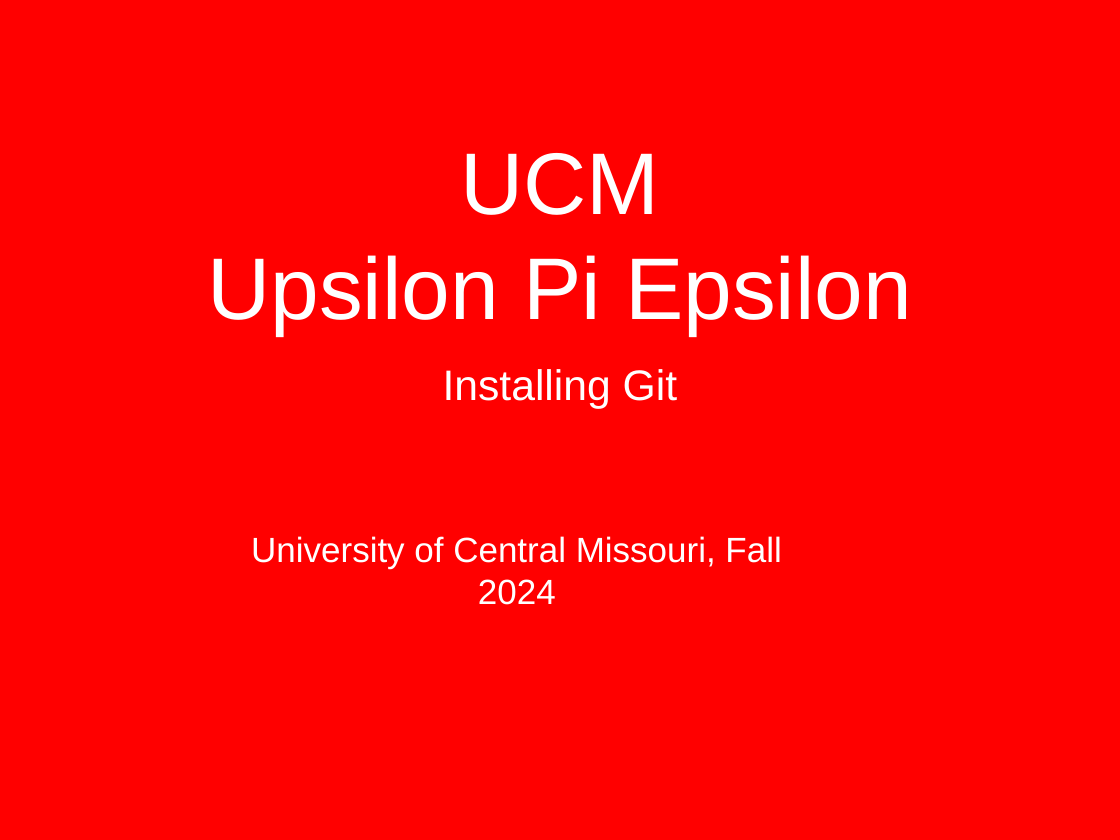
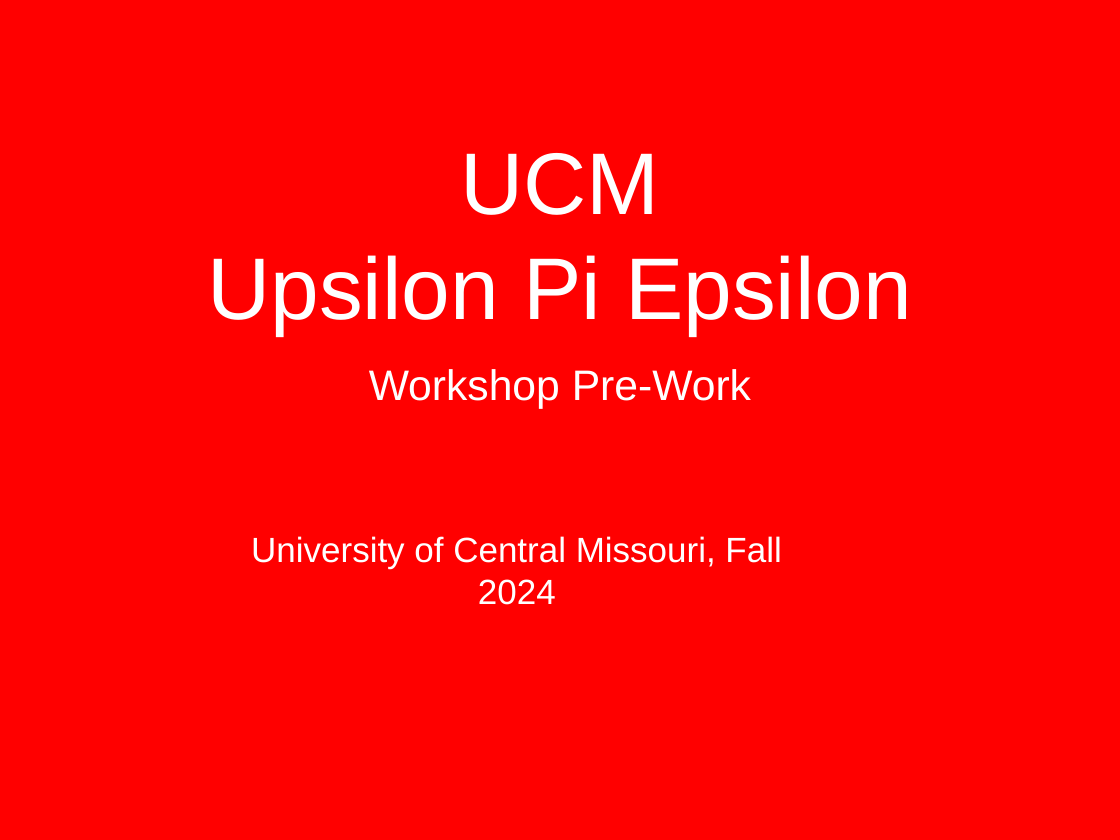
Before and after one commit to ucmo-cs/GitWorkshop, a slide deck: slide 1 of GitInstall.pptx. Drawn at 1120x840 pixels with LibreOffice and Linux fonts; fonts in the diff are those of the drawing; background and template pictures are left out. Boxes give left, top, right and bottom in pixels: in the first picture for what was removed or moved away, otherwise in the second. Text is boxed around its words. In the diff, an @@ line names an element or a change of style, - is before the commit and + after.

```diff
--- a/GitInstall.pptx
+++ b/GitInstall.pptx
@@ text at (x1=369, y1=369, x2=751, y2=409): text changed @@
-Installing Git
+Workshop Pre-Work
```
Also in this commit, not shown: 1 other slide changed, 1 slide added, 3 other files.
